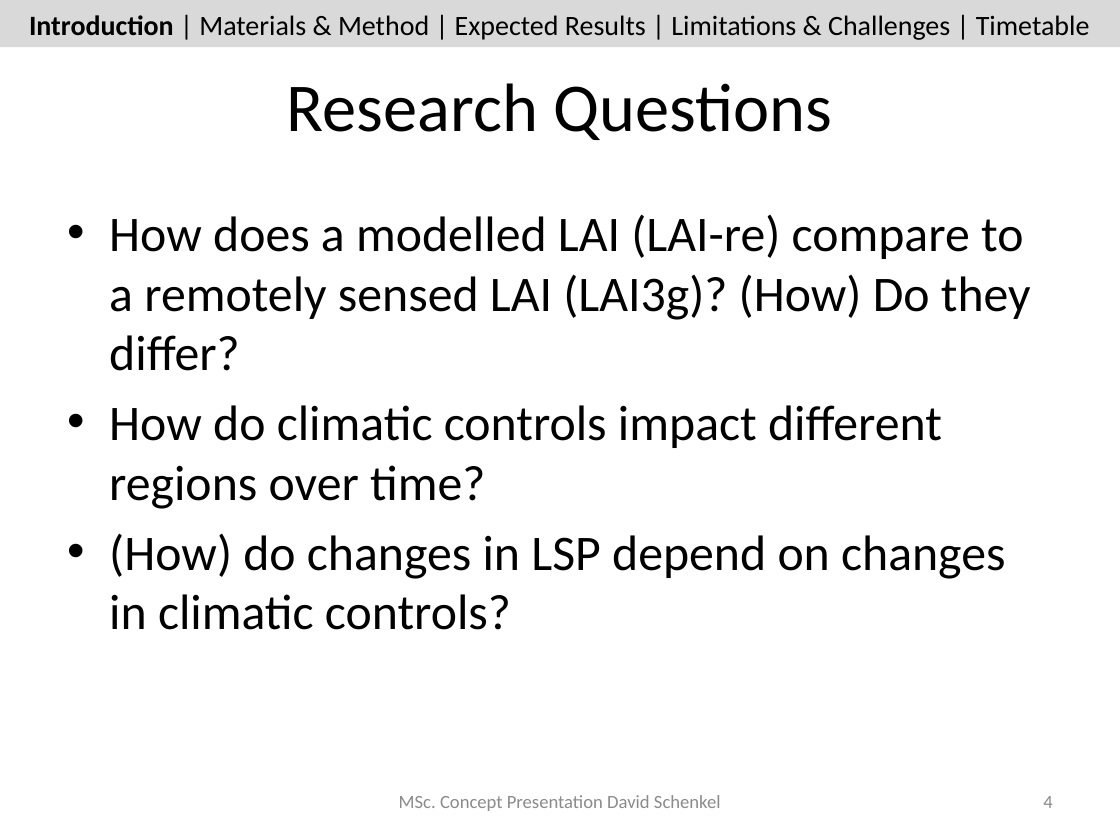
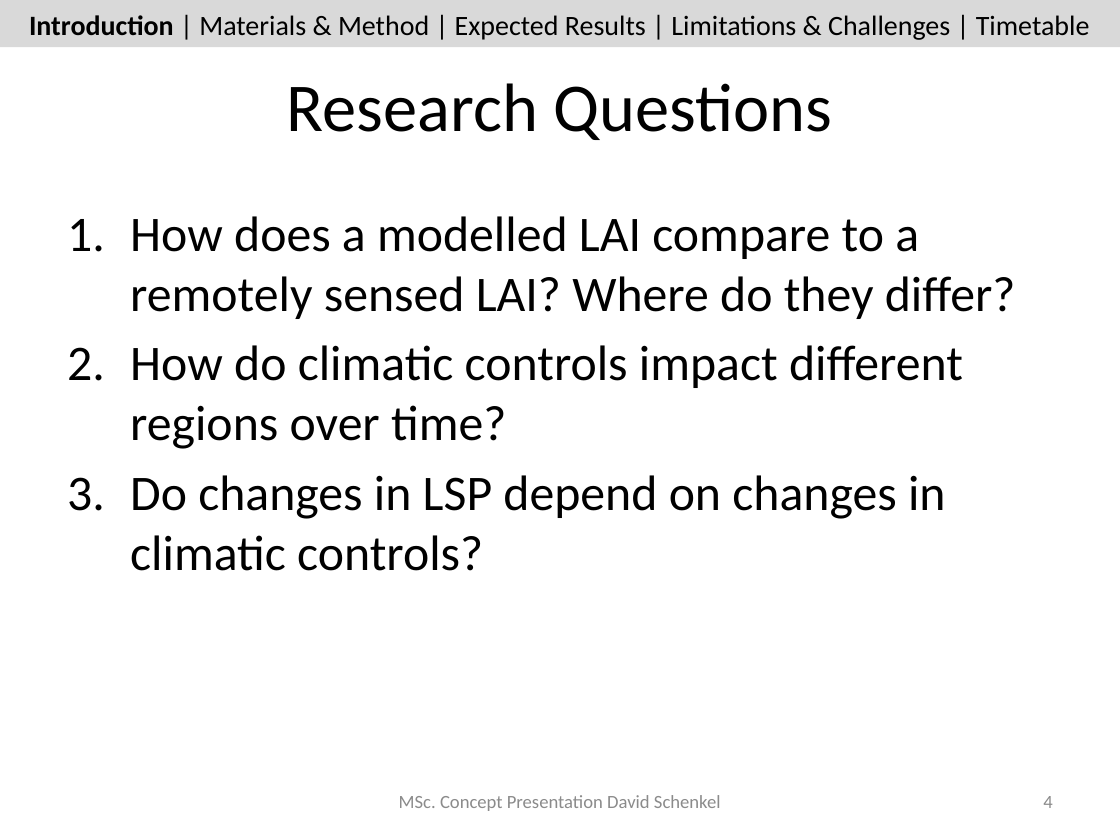
Before and after one commit to dschenkel/geo511, a slide deck: slide 4 of concept_presentation.pptx. Drawn at 1120x840 pixels with LibreOffice and Linux fonts; fonts in the diff are those of the drawing. Boxes give left, top, right and bottom in pixels: in the first picture for what was removed or moved away, otherwise in the second. Text is boxed around its words. In the diff, an @@ line names an element or a change of style, - is before the commit and + after.

```diff
--- a/concept_presentation.pptx
+++ b/concept_presentation.pptx
@@ text at (130,216,1016,319): text changed @@
-• How does a modelled LAI (LAI-re) compare to a remotely sensed LAI (LAI3g)? (How) Do they differ?
+1. How does a modelled LAI compare to a remotely sensed LAI? Where do they differ?
@@ text at (130,345,963,449): bullet • to 1. @@
@@ text at (130,475,946,571): text changed @@
-• (How) do changes in LSP depend on changes in climatic controls?
+3. Do changes in LSP depend on changes in climatic controls?
```
Also in this commit, not shown: 2 other slides changed.
